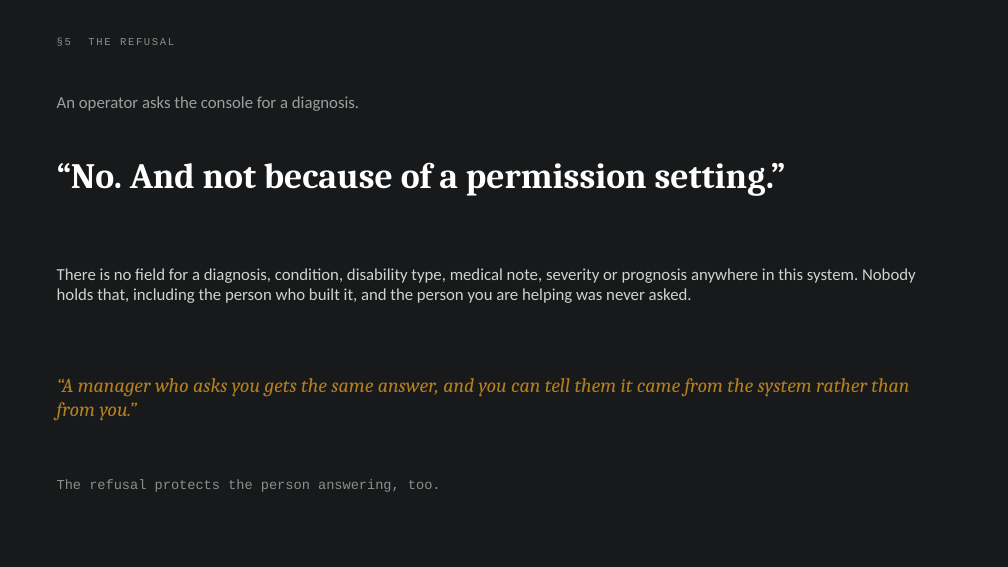
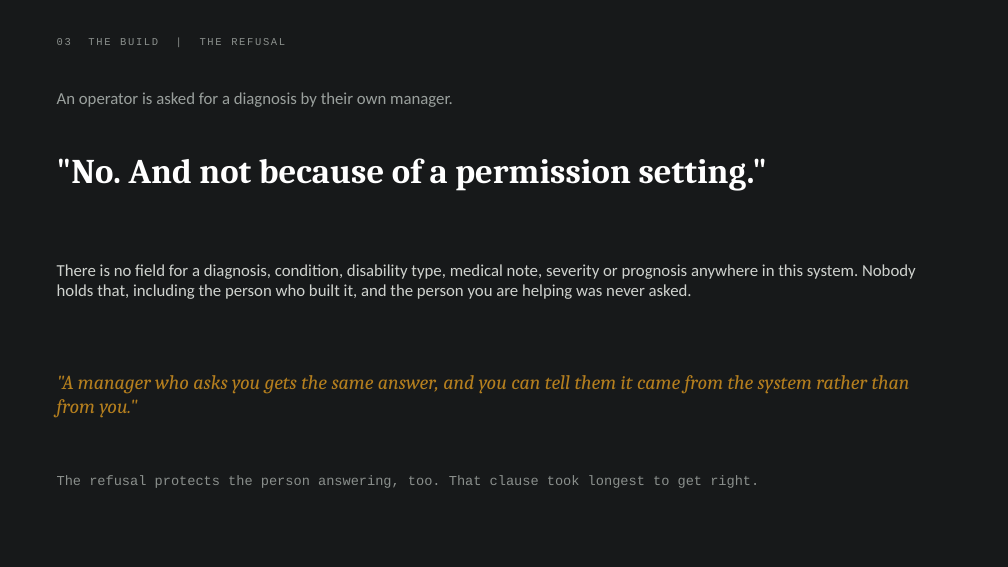
Before and after one commit to parthsevak2/curb-cut, a slide deck: slide 11 of submission/Curb-Cut.pptx (slide 6 before the commit). Drawn at 1008x567 pixels with LibreOffice and Linux fonts; fonts in the diff are those of the drawing. Boxes give left, top, right and bottom in pixels: in the first picture for what was removed or moved away, otherwise in the second. Text is boxed around its words. In the diff, an @@ line names an element or a change of style, - is before the commit and + after.

```diff
--- a/submission/Curb-Cut.pptx
+++ b/submission/Curb-Cut.pptx
@@ text at box(57, 38, 285, 45): text changed @@
-§5 THE REFUSAL
+03 THE BUILD | THE REFUSAL
@@ text at box(57, 92, 453, 107): text changed @@
-An operator asks the console for a diagnosis.
+An operator is asked for a diagnosis by their own manager.
@@ text at box(57, 158, 767, 191): text changed; size 34 to 33 pt @@
-“No. And not because of a permission setting.”
+"No. And not because of a permission setting."
@@ text "There is no field for ...": place and size @@
-text "There is no field for ..." at box(57, 268, 916, 303)
+text "There is no field for ..." at box(57, 264, 916, 299)
@@ text at box(57, 375, 910, 418): text changed @@
-“A manager who asks you gets the same answer, and you can tell them it came from the system rather than from you.”
+"A manager who asks you gets the same answer, and you can tell them it came from the system rather than from you."
@@ text at box(57, 475, 759, 488): text changed @@
-The refusal protects the person answering, too.
+The refusal protects the person answering, too. That clause took longest to get right.
```
Also in this commit, not shown: 6 other slides changed, 10 slides added, 6 slides removed.
